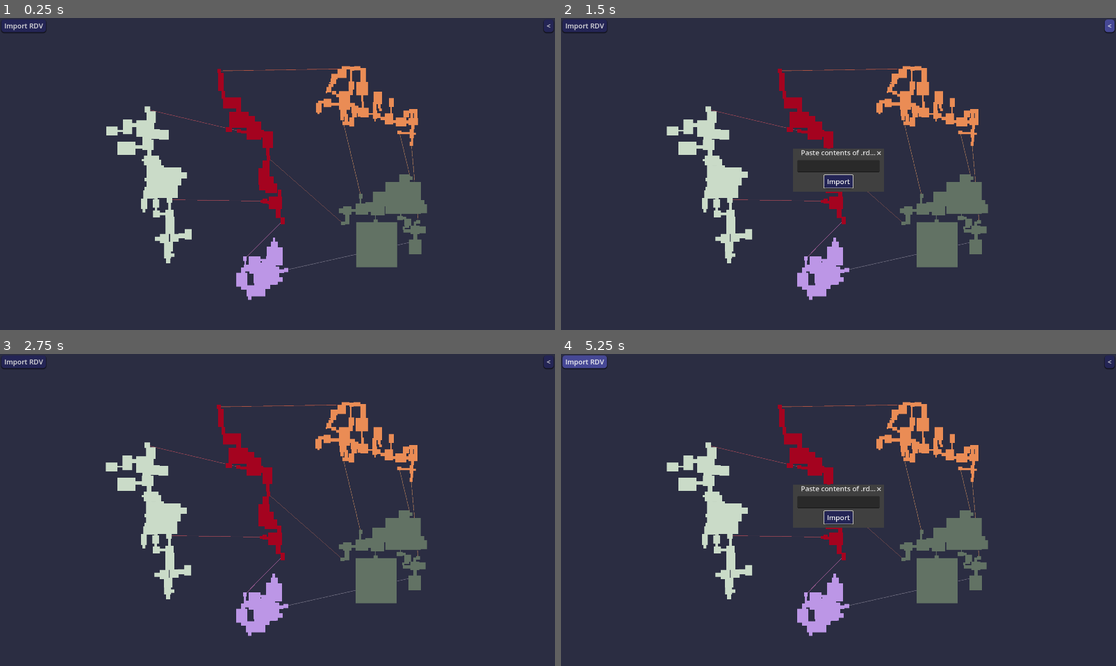
Above: before the commit, frames 1-4 (two rows, left to right).
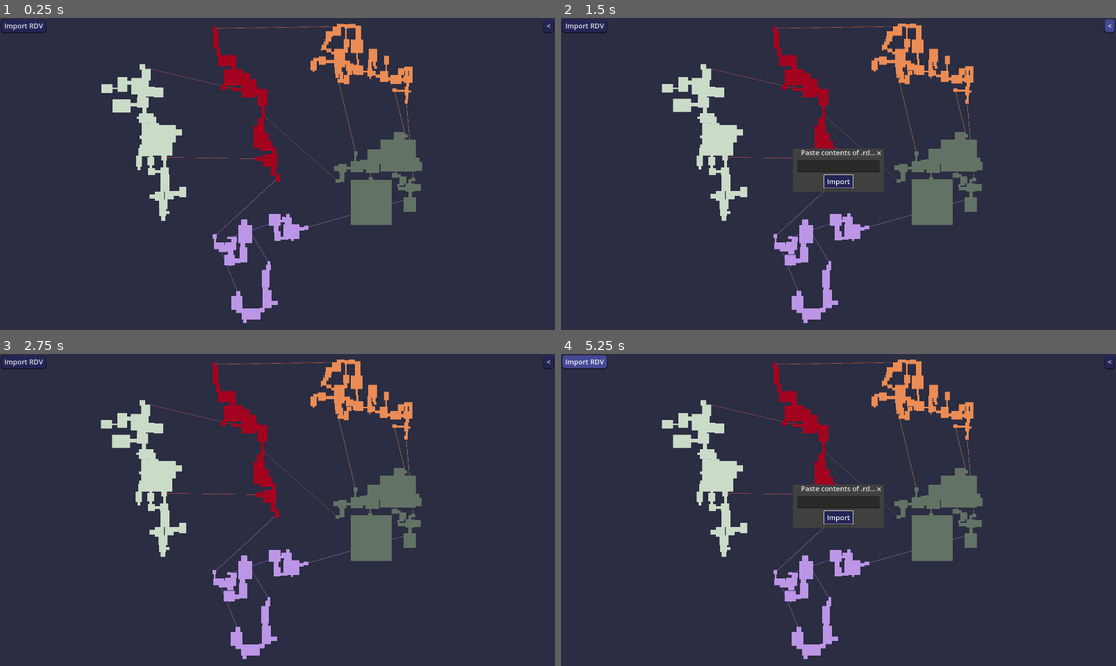
Above: after the commit, the same moments.

Repository: JustinDMS/prime-map-tool
Game: Godot game, scene res://main.tscn
The game is run twice, just before and just after one commit, with the same random seed, the same clock (stepped at 60 frames per second) and the same inputs.
Inputs:
- Up to frame 1 (0.25 s): no input
- Up to frame 2 (1.5 s): click "Import RDV" at 0.5 s; click "<" at 1.25 s
- Up to frame 3 (2.75 s): click "Import" at 2 s
- Up to frame 4 (5.25 s): click "Import RDV" at 2.75 s; click "<" at 3.5 s; click "Import" at 4.25 s; click "Import RDV" at 5 s

The runs differ from the first frame. In frame 1, 13% of the frame differs, in the area x 18-77%, y 1-98%; in frame 2, 13%; in frame 3, 13%; in frame 4, 13%.

Commit message:
Separated mines levels

Diff:
--- a/camera.gd
+++ b/camera.gd
@@ -5,7 +5,7 @@
 const MAX_ZOOM : float = 0.35
 const START_ZOOM : float = MAX_ZOOM
 
-const START_POS = Vector2(1450, 200)
+const START_POS = Vector2(1500, 620)
 
 func _ready() -> void:
 	position = START_POS
--- a/scripts/ui.gd
+++ b/scripts/ui.gd
@@ -118,6 +118,9 @@
 	const BUTTON_SIZE := Vector2(95, 70)
 	const THEME := preload("res://resources/theme.tres")
 
+	for node in inventory_container.get_children():
+		node.queue_free()
+
 	for key in inventory.state.keys():
 		var checkbox := CheckBox.new()
 		inventory_container.add_child(checkbox)
--- a/scripts/world_manager.gd
+++ b/scripts/world_manager.gd
@@ -11,6 +11,12 @@
 	MAGMOOR,
 	CRATER,
 	MAX
+}
+enum {
+	MINES_1,
+	MINES_2,
+	MINES_3,
+	MINES_MAX
 }
 
 const ROOM_DATA : Array[String] = [
@@ -27,7 +33,7 @@
 	Vector2(2000, -500),
 	Vector2(200, -400),
 	Vector2(2800, 900),
-	Vector2(1250, 1250),
+	Vector2(1000, 1250),
 	Vector2(1000, -500),
 	Vector2(700, -900)
 ]
@@ -64,6 +70,11 @@
 	"Chozo Ruins/Transport to Tallon Overworld East/Teleporter to Tallon Overworld": "Tallon Overworld/Transport to Chozo Ruins East/Teleporter to Chozo Ruins",
 	"Chozo Ruins/Transport to Tallon Overworld South/Teleporter to Tallon Overworld": "Tallon Overworld/Transport to Chozo Ruins South/Teleporter to Chozo Ruins"
 }
+const MINES_OFFSET : Array[Vector2] = [
+	Vector2(500, 0),
+	Vector2(0, -200),
+	Vector2(250, -650)
+]
 
 @export var ui : Control
 
@@ -100,6 +111,12 @@
 		region.set_name(region_data["name"])
 		region.scale.y = -1
 
+		if i == Region.MINES:
+			for n in range(MINES_MAX):
+				var sub_region := Control.new()
+				region.add_child(sub_region)
+				sub_region.name = "Mines Level %d" % n
+
 		for j in region_data["areas"].keys():
 			var room_data := make_room_data(i, j, region_data["areas"][j])
 			world_data[REGION_NAME[i]][j] = room_data
@@ -111,7 +128,14 @@
 
 			room_map[room_data] = room
 
-			region.add_child(room)
+			if not i == Region.MINES:
+				region.add_child(room)
+			else:
+				var sub_region := determine_mines_region(room_data.aabb[2])
+				var sub_region_node : Control = region.get_child(sub_region)
+				sub_region_node.add_child(room)
+				sub_region_node.position = MINES_OFFSET[sub_region]
+
 			room.set_name(j) # Set name in SceneTree
 
 		region.position = REGION_OFFSET[i]
@@ -141,6 +165,19 @@
 					)
 					node.default_connection = default_connection
 
+func determine_mines_region(z : float) -> int:
+	const Z_LEVEL = [
+		-5.6,
+		-114.2,
+	]
+
+	if z >= Z_LEVEL[MINES_1]:
+		return MINES_1
+	elif z >= Z_LEVEL[MINES_2]:
+		return MINES_2
+	else:
+		return MINES_3
+
 func get_region_data(region : Region) -> Dictionary:
 	var raw_json : JSON = load(ROOM_DATA[region])
 	return raw_json.data
@@ -331,9 +368,21 @@
 		line2d.modulate.a *= 0.5
 		add_child(line2d)
 
+		# Start position
 		# Flip y coordinate because region control scale.y == -1
-		var point_1 : Vector2 = line2d.to_local(region_map[from[0]].global_position + Vector2(from_node_data.coordinates.x, -from_node_data.coordinates.y))
-		var point_2 : Vector2 = line2d.to_local(region_map[to[0]].global_position + Vector2(to_node_data.coordinates.x, -to_node_data.coordinates.y))
+		var point_1 := Vector2.ZERO
+		var point_2 := Vector2.ZERO
+		if from[0] == REGION_NAME[Region.MINES]:
+			point_1 = region_map[from[0]].get_child(determine_mines_region(from_node_data.coordinates.z)).global_position + Vector2(from_node_data.coordinates.x, -from_node_data.coordinates.y)
+		else:
+			point_1 = region_map[from[0]].global_position + Vector2(from_node_data.coordinates.x, -from_node_data.coordinates.y)
+		if to[0] == REGION_NAME[Region.MINES]:
+			point_2 = region_map[to[0]].get_child(determine_mines_region(to_node_data.coordinates.z)).global_position + Vector2(to_node_data.coordinates.x, -to_node_data.coordinates.y)
+		else:
+			point_2 = region_map[to[0]].global_position + Vector2(to_node_data.coordinates.x, -to_node_data.coordinates.y)
+
+		point_1 = line2d.to_local(point_1)
+		point_2 = line2d.to_local(point_2)
 		# Add offset
 		var from_room_data := get_room_data(from[0], from[1])
 		var to_room_data := get_room_data(to[0], to[1])
@@ -346,3 +395,34 @@
 
 		line2d.add_point(point_1)
 		line2d.add_point(point_2)
+
+	# Manually draw lines for mines sub regions
+	const FROM_ROOMS : Array[String] = ["Elevator B", "Processing Center Access", "Elevator A"]
+	const TO_ROOMS : Array[String] = ["Elevator Access B", "Phazon Processing Center", "Elevator Access A"]
+	for i in range(3):
+		var from_room_data := get_room_data(REGION_NAME[Region.MINES], FROM_ROOMS[i])
+		var to_room_data := get_room_data(REGION_NAME[Region.MINES], TO_ROOMS[i])
+
+		var line2d := Line2D.new()
+		line2d.width = LINE_WIDTH
+		line2d.begin_cap_mode = Line2D.LINE_CAP_ROUND
+		line2d.end_cap_mode = Line2D.LINE_CAP_ROUND
+		line2d.z_index = -1
+		line2d.modulate = Room.ROOM_COLOR[Region.MINES]
+		line2d.modulate.a *= 0.5
+		add_child(line2d)
+
+		var point_1 : Vector2 = region_map[REGION_NAME[Region.MINES]].get_child(determine_mines_region(from_room_data.aabb[2])).global_position + Vector2(from_room_data.aabb[0], -from_room_data.aabb[1])
+		var point_2 : Vector2 = region_map[REGION_NAME[Region.MINES]].get_child(determine_mines_region(to_room_data.aabb[2])).global_position + Vector2(to_room_data.aabb[0], -to_room_data.aabb[1])
+
+		point_1 = line2d.to_local(point_1)
+		point_2 = line2d.to_local(point_2)
+
+		point_1.x += room_map[from_room_data].size.x * 0.5
+		point_1.y -= room_map[from_room_data].size.y * 0.5
+
+		point_2.x += room_map[to_room_data].size.x * 0.5
+		point_2.y -= room_map[to_room_data].size.y * 0.5
+
+		line2d.add_point(point_1)
+		line2d.add_point(point_2)
